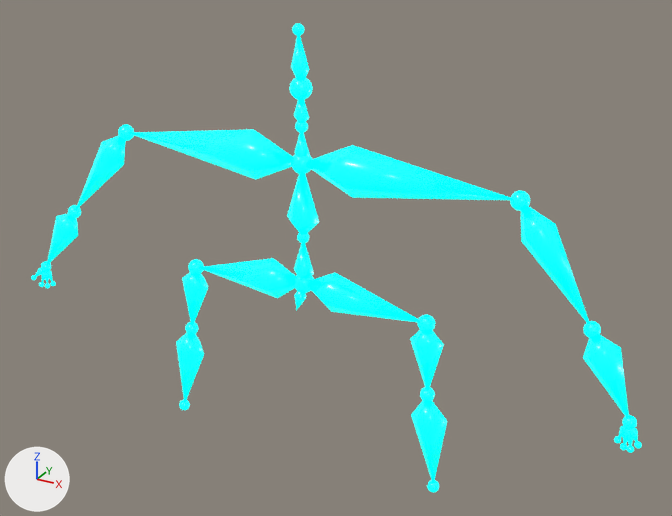
Before and after pictures for a commit that changed the Blender file outputs/creature_dwarf/creature_rigged.blend.
One viewpoint serves both versions: a 50 mm camera at (1.41, -2.36, 1.93) aimed at (0.1, 0.03, 0.73). The lights are fixed; the arrows at lower left show +X, +Y and +Z. The older version comes first.

The first picture shows 'Character_Mesh'.
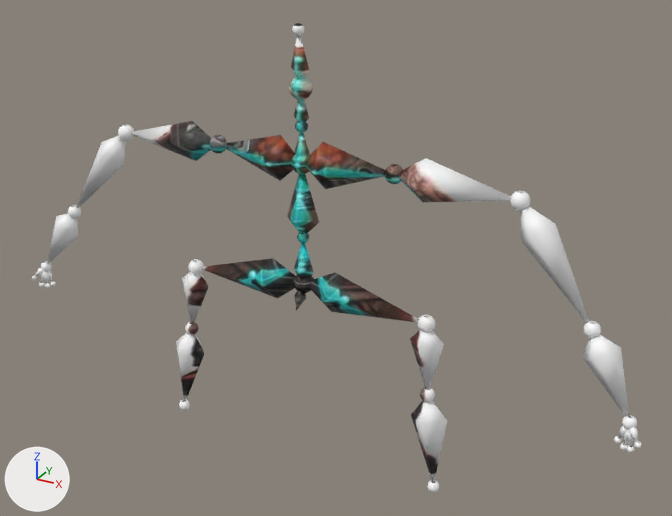
What differs and where, as boxes (x1, y1, x2, y2) in the pictures (672 x 516 px; the box of a moved part takes in the faces that stretch with it):
part 1 of me_mesh_creaturerig, added
    after: (209, 135, 227, 154)
part 2 of me_mesh_creaturerig, added
    after: (384, 164, 403, 184)
part 3 of me_mesh_creaturerig, reshaped
    before: (132, 129, 511, 200)
    after: (131, 121, 511, 202)
part 4 of me_mesh_creaturerig, moved or reshaped
    both: (621, 426, 637, 434)
part 5 of me_mesh_creaturerig, recoloured
    both: (31, 23, 642, 493)

Edits to the bpy script that builds the scene:
```text
Add img_creature_diffuse_png_001:
    img_creature_diffuse_png_001 = load_image('creature_diffuse.png.001', 'creature_diffuse.png', 497, 497, 'sRGB')
Add mat_creaturematerial:
    mat_creaturematerial = principled_material('CreatureMaterial')
    mat_creaturematerial.texture = img_creature_diffuse_png_001
Change me_mesh_creaturerig:
    used by ob_character_mesh; location = (0.0, 0.0, 0.0)
    remove me_mesh_creaturerig.from_pydata(...)  # 2392 vertices, 4576 faces; spans x -1.12..1.12, y -0.12..0.08, z 0.02..1.47
    add me_mesh_creaturerig.from_pydata(...)  # 2576 vertices, 4928 faces; spans x -1.12..1.12, y -0.12..0.08, z 0.02..1.47
    me_mesh_creaturerig part 1: a new loose piece, a UV sphere (12 segments, 8 rings, poles along z) spanning x -0.343..-0.283, y -0.03..0.03, z 1.029..1.089, in mat_creaturematerial (picture img_creature_diffuse_png_001)
    me_mesh_creaturerig part 2: a new loose piece, a UV sphere (12 segments, 8 rings, poles along z) spanning x 0.283..0.343, y -0.03..0.03, z 1.029..1.089, in mat_creaturematerial (picture img_creature_diffuse_png_001)
    me_mesh_creaturerig part 3
    8 vertices are removed from x -0.17..0.17, y -0.08..0.08, z 0.96..1.13
    16 faces are deleted
    20 vertices are added at x -0.41..0.41, y -0.08..0.08, z 0.97..1.12
    32 new faces join them
    me_mesh_creaturerig part 4
    16 faces are deleted
    16 new faces join them
    me_mesh_creaturerig part 5: 4528 faces spanning x -1.12..1.12, y -0.12..0.07, z 0.02..1.47 switch from mat_cyan_luminous_skeletal_material (cyan #00ffed, glowing cyan #00f3e5) to mat_creaturematerial (picture img_creature_diffuse_png_001)
    other edits to the shape of me_mesh_creaturerig do not show in these pictures
```
